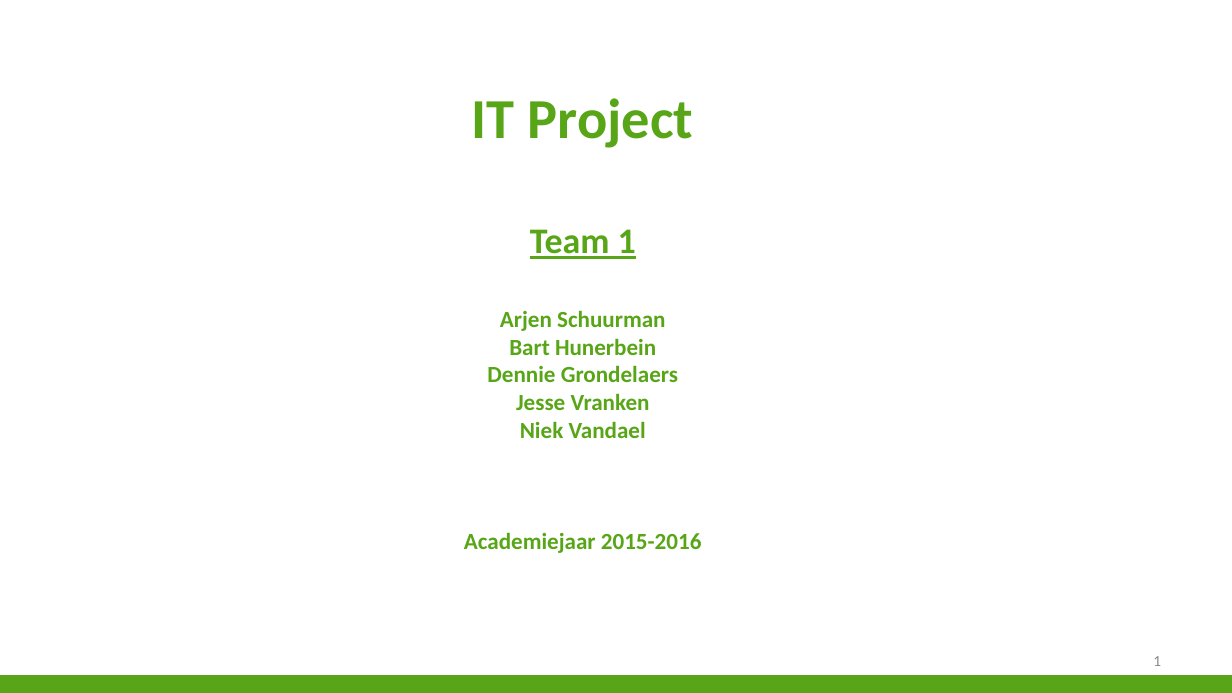
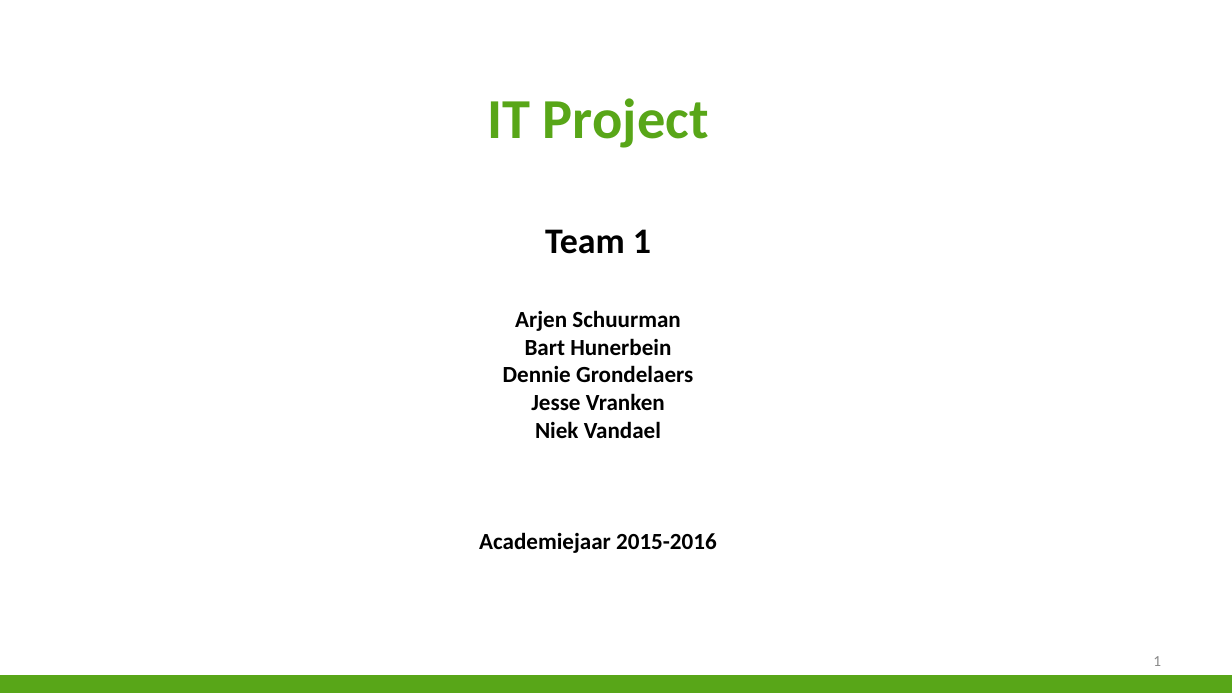
Before and after one commit to niekvandael/iTalent, a slide deck: slide 1 of italent/documents/english/EnglishPresentation.pptx. Drawn at 1232x693 pixels with LibreOffice and Linux fonts; fonts in the diff are those of the drawing; background and template pictures are left out. Boxes give left, top, right and bottom in pixels: in the first picture for what was removed or moved away, otherwise in the second. Text is boxed around its words. In the diff, an @@ line names an element or a change of style, - is before the commit and + after.

```diff
--- a/italent/documents/english/EnglishPresentation.pptx
+++ b/italent/documents/english/EnglishPresentation.pptx
@@ text "IT Project Team 1 Arjen ...": place and size @@
-text "IT Project Team 1 Arjen ..." at [464,98,702,553]
+text "IT Project Team 1 Arjen ..." at [479,98,717,553]
@@ text "IT Project Team 1 Arjen ..." at [479,98,717,553]: text colour #58A618 to #000000; underline off in "Team 1" @@
```
Also in this commit, not shown: 3 other slides changed.
